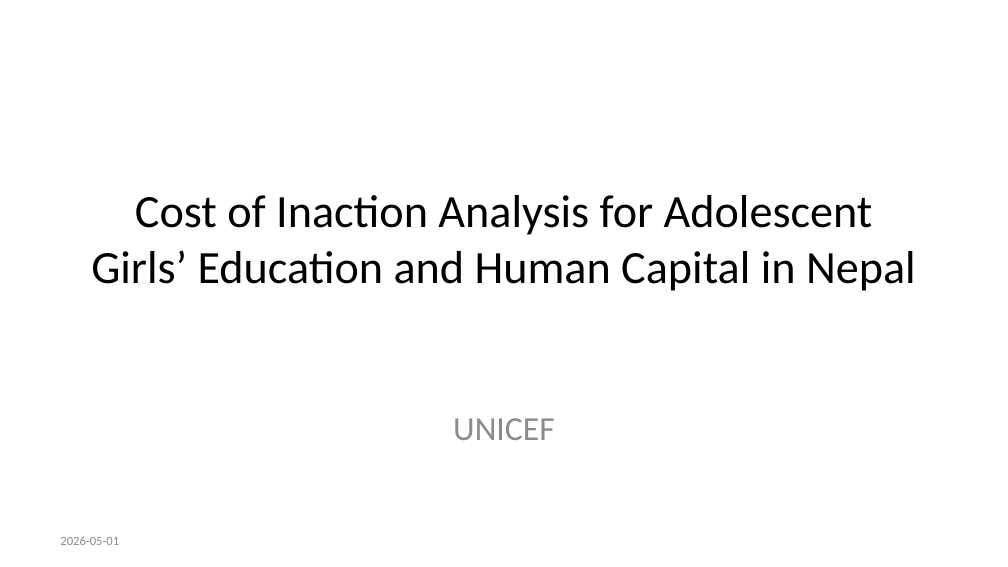
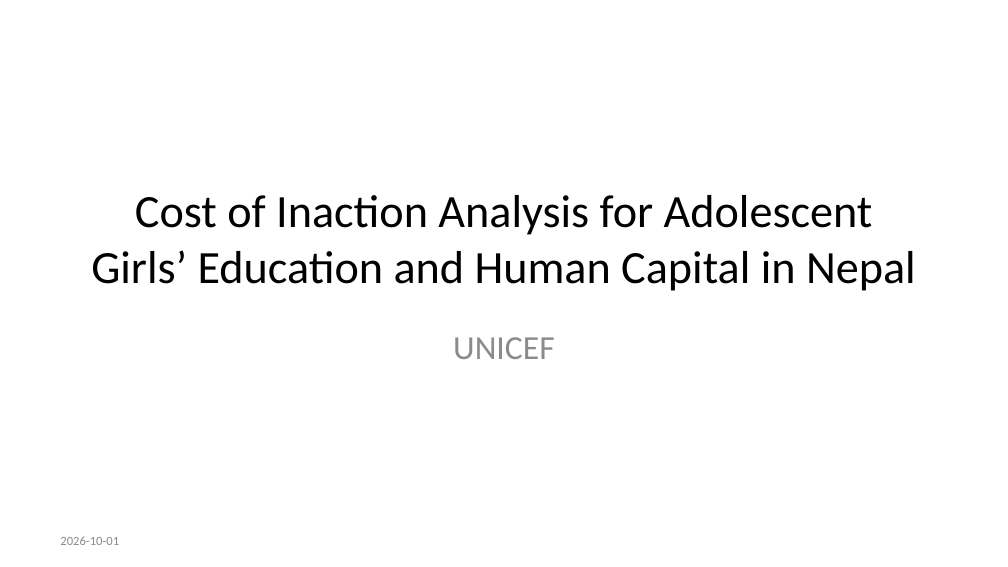
Before and after one commit to hgrueso/nepal-cost-of-inaction, a slide deck: slide 1 of reports/nepal_slides_short.pptx. Drawn at 1008x567 pixels with LibreOffice and Linux fonts; fonts in the diff are those of the drawing. Boxes give left, top, right and bottom in pixels: in the first picture for what was removed or moved away, otherwise in the second. Text is boxed around its words. In the diff, an @@ line names an element or a change of style, - is before the commit and + after.

Commit message:
Census-anchored cost charts, relabelled b1, slides rendered

```diff
--- a/reports/nepal_slides_short.pptx
+++ b/reports/nepal_slides_short.pptx
@@ subtitle "UNICEF": place and size @@
-subtitle "UNICEF" at (453, 418, 554, 440)
+subtitle "UNICEF" at (453, 337, 554, 359)
@@ text at (60, 536, 119, 545): text changed @@
-2026-05-01
+2026-10-01
```
Also in this commit, not shown: 2 other slides changed, 2 slides removed, 6 other files.
